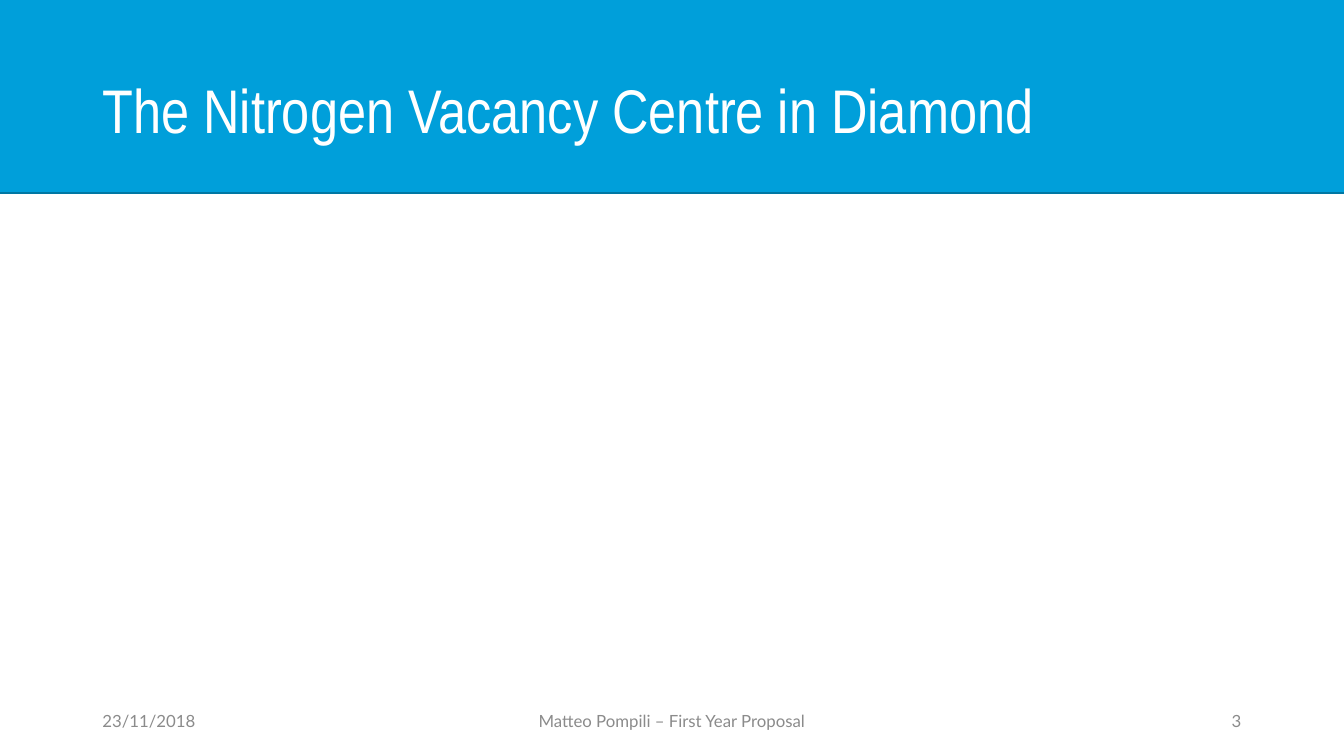
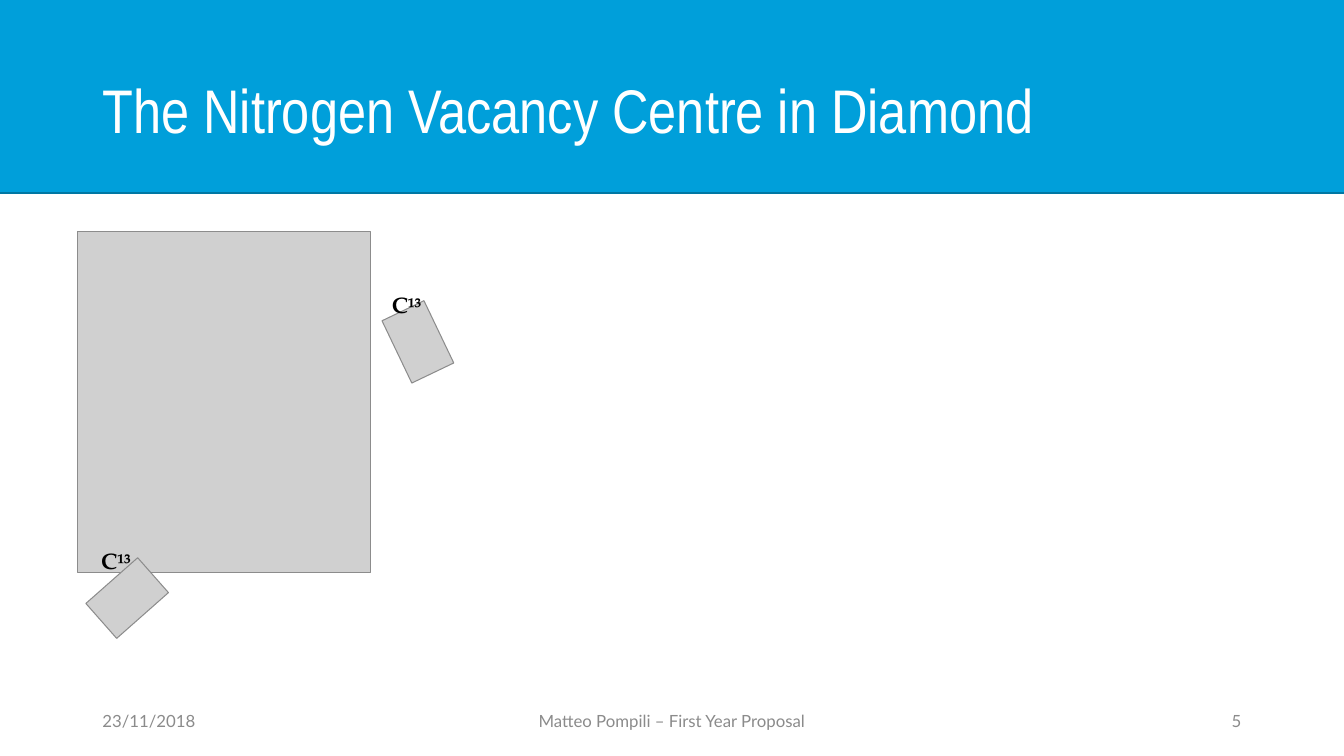
Before and after one commit to matpompili/go-nogo, a slide deck: slide 5 of presentation/Go_NoGo_Presentation.pptx (slide 3 before the commit). Drawn at 1344x756 pixels with LibreOffice and Linux fonts; fonts in the diff are those of the drawing; grey boxes stand for pictures. Boxes give left, top, right and bottom in pixels: in the first picture for what was removed or moved away, otherwise in the second. Text is boxed around its words. In the diff, an @@ line names an element or a change of style, - is before the commit and + after.

```diff
--- a/presentation/Go_NoGo_Presentation.pptx
+++ b/presentation/Go_NoGo_Presentation.pptx
@@ picture added at box(78, 232, 370, 573) @@
@@ text added at box(392, 290, 421, 316), 16 pt, text #000000, bold @@
+C¹³
@@ picture added at box(381, 301, 453, 384) @@
@@ picture added at box(86, 558, 168, 639) @@
@@ text added at box(101, 553, 130, 578), 16 pt, text #000000, bold @@
+C¹³
@@ page number at box(1232, 715, 1242, 727): text changed @@
-3
+5
```
Also in this commit, not shown: 1 other slide changed, 2 slides added, 1 other file.
